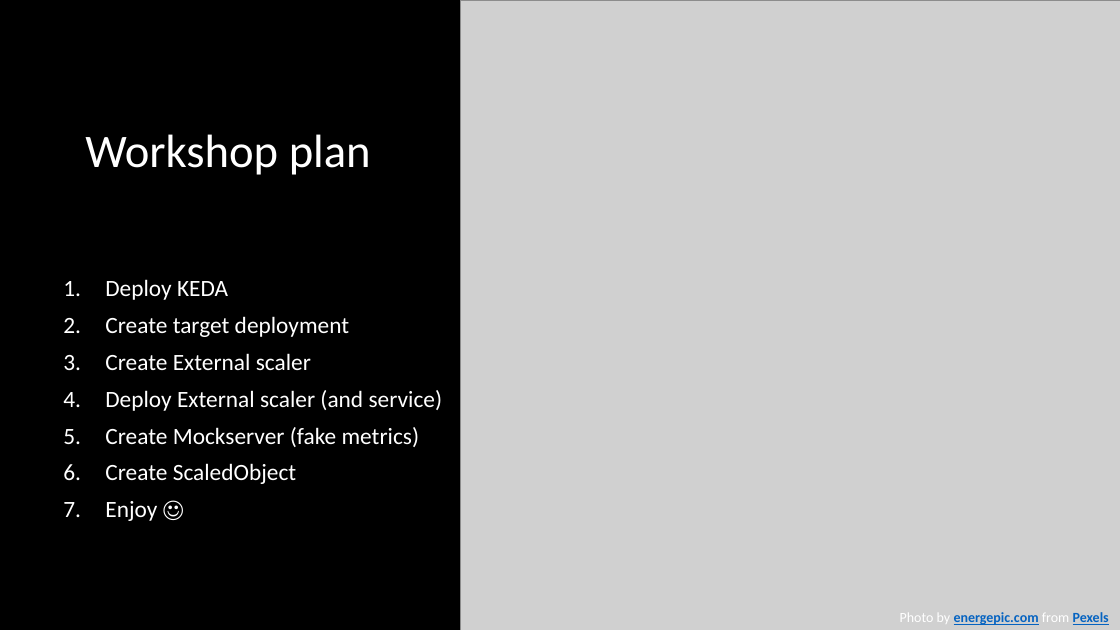
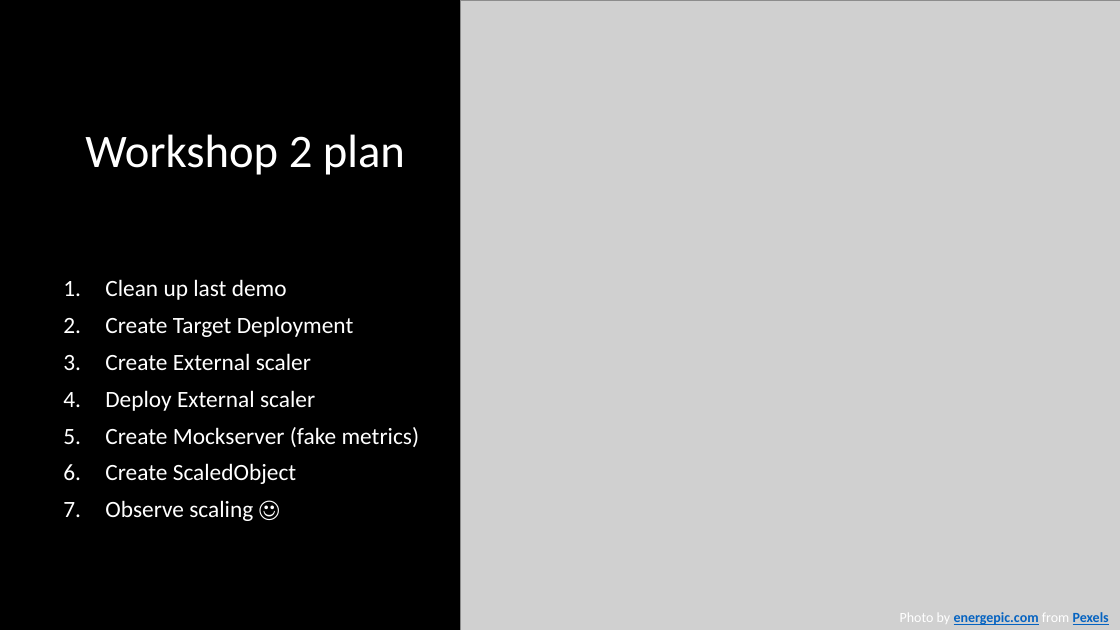
Before and after one commit to eashi/keda-workshop, a slide deck: slide 19 of preso.pptx (slide 15 before the commit). Drawn at 1120x630 pixels with LibreOffice and Linux fonts; fonts in the diff are those of the drawing; grey boxes stand for pictures. Boxes give left, top, right and bottom in pixels: in the first picture for what was removed or moved away, otherwise in the second. Text is boxed around its words. In the diff, an @@ line names an element or a change of style, - is before the commit and + after.

```diff
--- a/preso.pptx
+++ b/preso.pptx
@@ title at <box>85,134,405,175</box>: text changed @@
-Workshop plan
+Workshop 2 plan
@@ text at <box>105,279,354,337</box>: text changed @@
-1. Deploy KEDA
-2. Create target deployment
+1. Clean up last demo
+2. Create Target Deployment
@@ text at <box>105,390,315,411</box>: text changed @@
-4. Deploy External scaler (and service)
+4. Deploy External scaler
@@ text at <box>105,500,253,521</box>: text changed @@
-7. Enjoy ☺
+7. Observe scaling ☺
```
Also in this commit, not shown: 2 other slides changed, 5 slides added.
